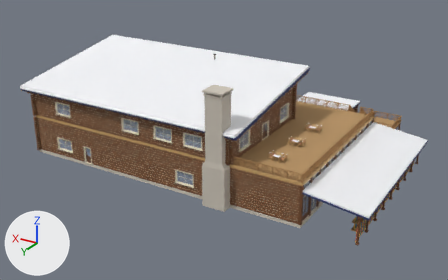
A saved change to the glTF model game/lodge/lodge.glb.
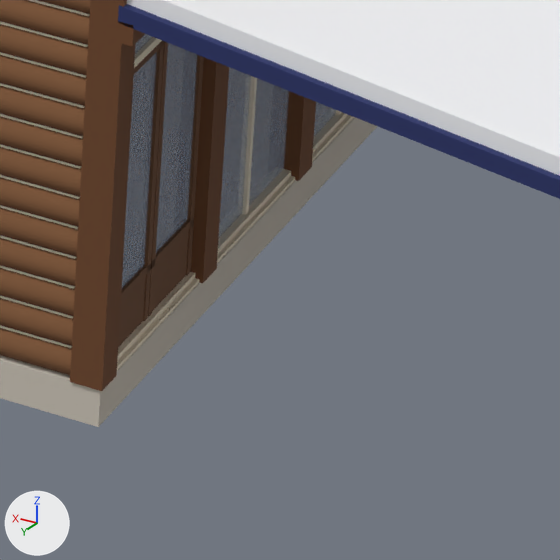
The first picture shows the older version from a 50 mm lens placed at (-47.5, 73.4, 39.5), pointed at (-2.5, -1.6, 2.0). The close-ups show the older and then the newer version on the part from 65% to 76% of the width and 69% to 86% of the height of that picture. Only the edits that show in the close-ups are written down. Arrows for +X, +Y and +Z are at lower left; the lights stay in place. Vertices at exactly the same position are counted once.

Before the edit, the objects in view are built like this:
```python
ob_lodge_body = bpy.data.objects.new('lodge_body', me_beam)
ob_lodge_body.location = (0.0, 0.0, 0.0)
ob_swingdoor_glass_y_1 = bpy.data.objects.new('swingdoor_glass_y_1', me_swingdoor_glass_y_1)
ob_swingdoor_glass_y_1.location = (0.0, 0.0, 0.0)
ob_swingdoor_glass_y_1_glass = bpy.data.objects.new('swingdoor_glass_y_1_glass', me_swingdoor_glass_y_1_glass)
ob_swingdoor_glass_y_1_glass.location = (0.0, 0.0, 0.0)
# also in view: 'swingdoor_glass_y_0_glass' at (-21.8, 10.9, 2.5); 'swingdoor_glass_y_0' at (-21.8, 10.9, 2.2)
```
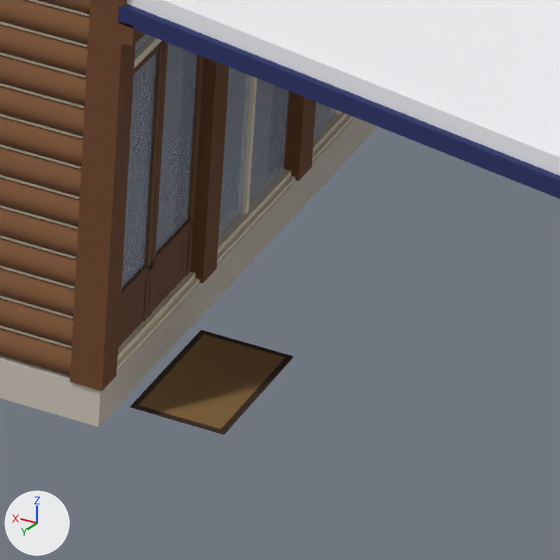
Location of each change, [x1, y1, x2, y2] in pixels of the close-ups (560 x 560 px):
'lodge_body', reshaped: before [0, 0, 560, 427]; after [0, 0, 560, 435]
part 1 of me_beam, added: after [139, 334, 285, 429]
part 2 of me_beam, added: after [130, 330, 294, 435]

Patch to the scene script:
```diff
--- a/game/lodge/lodge.glb.py
+++ b/game/lodge/lodge.glb.py
@@ mat_mat_out_edge @@
+mat_mat_out_edge = principled_material('mat_out_edge')
+mat_mat_out_edge.base_color = (0.0437, 0.0232, 0.013)  # brown #3b2a1e
+mat_mat_out_edge.roughness = 0.9
@@ mat_mat_out @@
+mat_mat_out = principled_material('mat_out')
+mat_mat_out.base_color = (0.262, 0.144, 0.0482)  # brown #8c6a3e
+mat_mat_out.roughness = 0.9
@@ me_beam @@
 # used by ob_lodge_body; location = (0.0, 0.0, 0.0)
-me_beam.from_pydata(...)  # 27066 vertices, 44834 faces; spans x -30.2..23.4, y -24.6..14.3, z 0.0..15.7
+me_beam.from_pydata(...)  # 27184 vertices, 45074 faces; spans x -30.2..23.4, y -24.6..14.3, z 0.0..15.7
+# me_beam part 1: a new loose piece, a box spanning x -23.071..-22.151, y 10.618..12.288, z 0.0..0.012, in mat_mat_out (brown #8c6a3e)
+# me_beam part 2: a new loose piece of 24 vertices spanning x -23.1..-22.1, y 10.6..12.4, z 0.0, in mat_mat_out_edge (brown #3b2a1e)
+# other edits to the shape of me_beam do not show in these pictures
 me_beam.materials.append(mat_post)
@@ me_beam @@
 me_beam.materials.append(mat_felt_yellow)
+me_beam.materials.append(mat_mat_out)  # brown #8c6a3e
+me_beam.materials.append(mat_mat_out_edge)  # brown #3b2a1e
```
